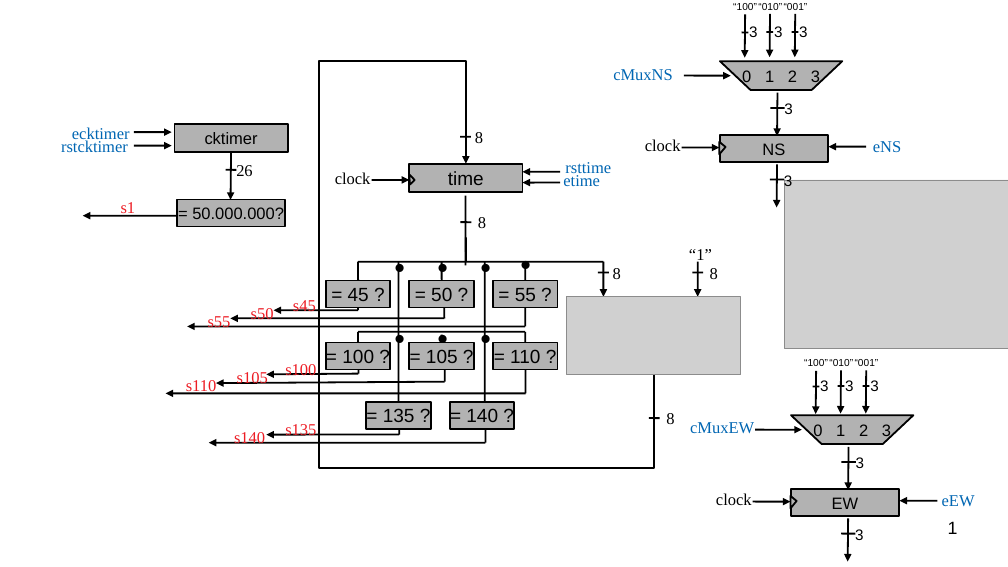
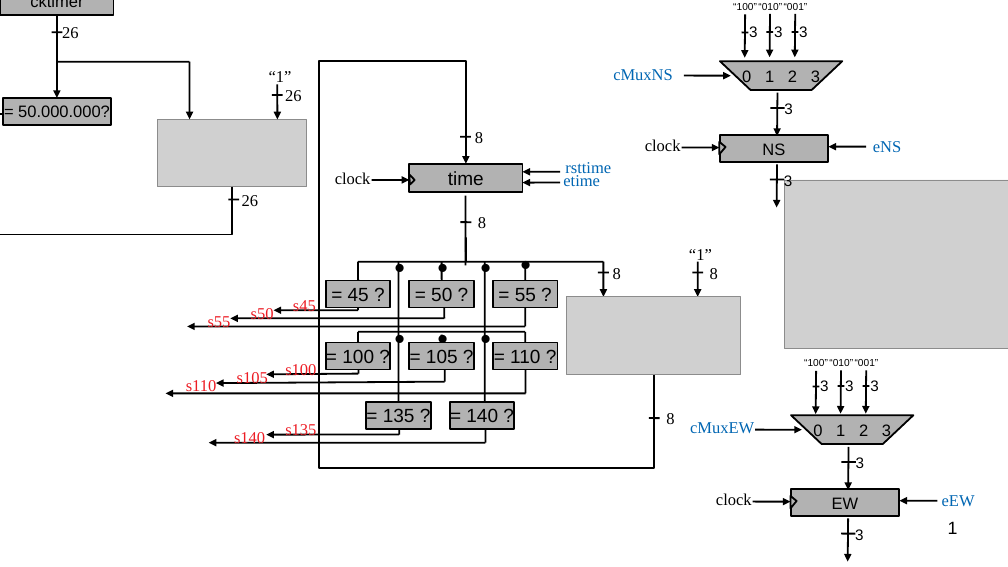
Before and after one commit to MatheusSchaly/--Old--INE5406-Sistemas-Digitais, a slide deck: slide 1 of Projeto_Semafaro/imagens/BO/BO.odp. Drawn at 1008x567 pixels with LibreOffice and Linux fonts; fonts in the diff are those of the drawing; grey boxes stand for pictures. Boxes give left, top, right and bottom in pixels: in the first picture for what was removed or moved away, otherwise in the second. Text is boxed around its words. In the diff, an @@ line names an element or a change of style, - is before the commit and + after.

```diff
--- a/Projeto_Semafaro/imagens/BO/BO.odp
+++ b/Projeto_Semafaro/imagens/BO/BO.odp
@@ rectangle "cktimer": place and size @@
-rectangle "cktimer" at box(175, 124, 288, 153)
+rectangle "cktimer" at box(0, 0, 113, 15)
@@ elbow arrow added from (232, 187) to (57, 0), #000000 1.42 pt @@
@@ arrow added from (57, 15) to (57, 98), #000000 1.42 pt @@
@@ text added at box(62, 27, 78, 38), 13 pt, text #000000 @@
+26
@@ line added from (51, 32) to (62, 32), #000000 1.42 pt @@
@@ line added from (57, 61) to (189, 61), #000000 1.42 pt @@
@@ arrow moved from (231, 153) - (231, 200) to (189, 61) - (189, 119) @@
@@ text added at box(269, 71, 292, 86), 13 pt, text #000000 @@
+“1”
@@ arrow added from (277, 84) to (277, 119), #000000 1.42 pt @@
@@ arrow moved from (177, 216) - (83, 216) to (3, 114) - (0, 114) @@
@@ rectangle "= 50.000.000?": place and size @@
-rectangle "= 50.000.000?" at box(177, 199, 285, 226)
+rectangle "= 50.000.000?" at box(3, 98, 111, 124)
@@ picture added at box(157, 119, 307, 187) @@
@@ line added from (272, 95) to (283, 95), #000000 1.42 pt @@
@@ text added at box(285, 90, 301, 101), 13 pt, text #000000 @@
+26
@@ text removed at box(61, 140, 128, 152) @@
-rstcktimer
@@ text removed at box(72, 127, 130, 142) @@
-ecktimer
@@ arrow removed from (134, 132) to (172, 132) @@
@@ arrow removed from (134, 145) to (172, 145) @@
@@ text removed at box(121, 202, 136, 217) @@
-s1
@@ line moved from (226, 170) - (237, 170) to (229, 199) - (239, 199) @@
@@ text "26": place and size @@
-text "26" at box(236, 165, 252, 176)
+text "26" at box(242, 195, 258, 206)
```
Also in this commit, not shown: 7 other files.
